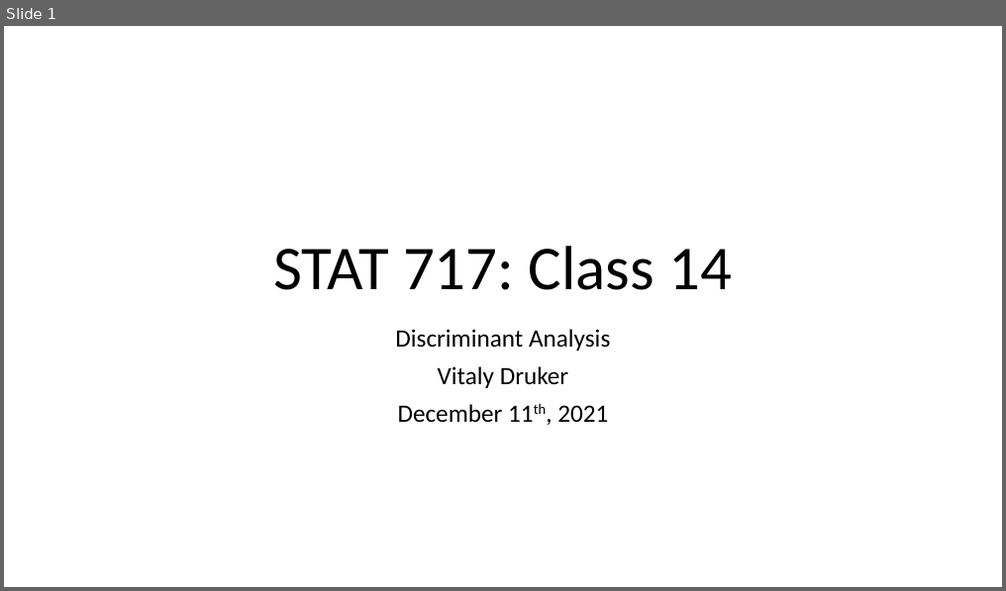
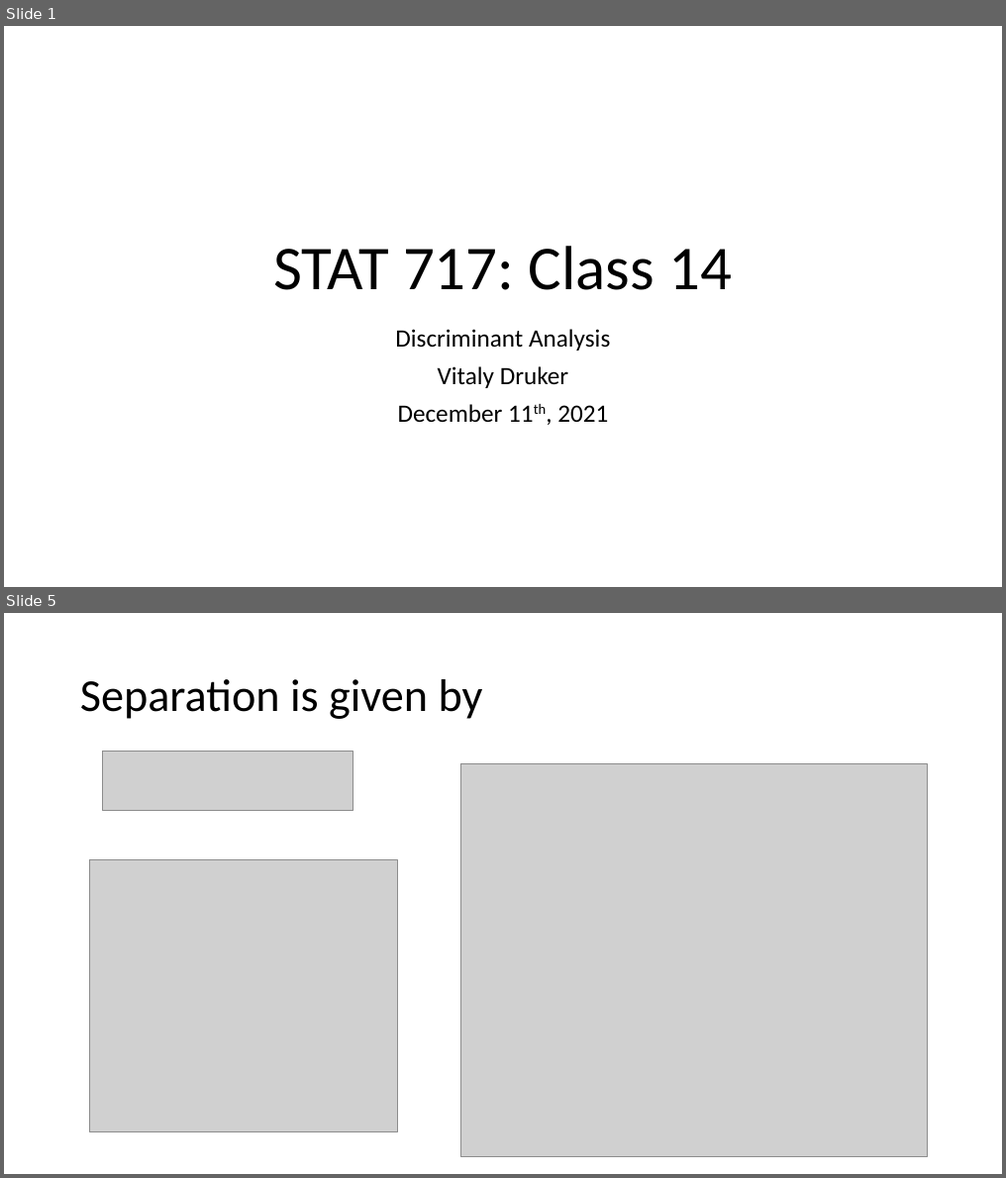
Before and after one commit to hunter-stats/stat717-class-materials, a slide deck: Class 14 Discriminant Analysis.pptx. Shown one above the other, each under a label of ours: slide 1 before the commit, slides 1 and 5 after it; the slides between them are not shown. The pictures are 1006x591 and 1006x1178 pixels, drawn with LibreOffice and Linux fonts; fonts in the diff are those of the drawing; grey boxes stand for pictures. Boxes give left, top, right and bottom in pixels: in the first picture for what was removed or moved away, otherwise in the second. Text is boxed around its words. In the diff, an @@ line names an element or a change of style, - is before the commit and + after.

```diff
--- a/Class 14 Discriminant Analysis.pptx
+++ b/Class 14 Discriminant Analysis.pptx
@@ slide 5 added at (4,613,1002,1174), background #FFFFFF @@
@@ title added at (80,679,483,719), 44 pt, text #000000 @@
+Separation is given by
@@ picture added at (103,752,353,811) @@
@@ picture added at (460,763,927,1157) @@
@@ picture added at (89,861,398,1132) @@
```
Also in this commit, not shown: 9 other slides added, 21 slides removed, 3 other files.
